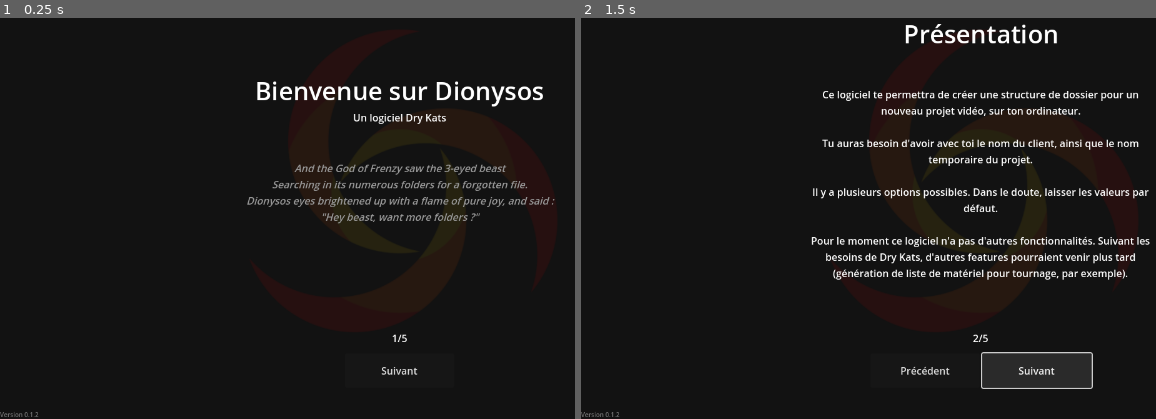
Above: before the commit, frames 1-2 (left to right).
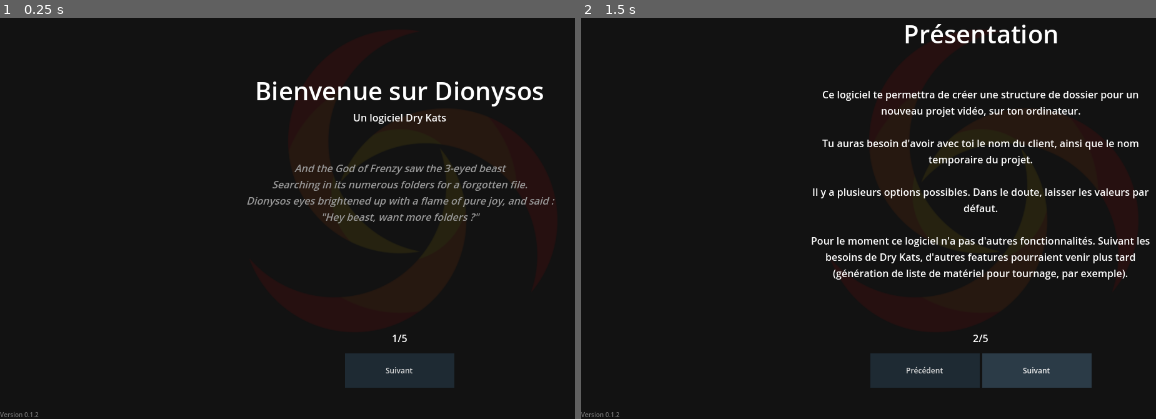
Above: after the commit, the same moments.

Repository: lutzilutz/Dionysos
Game: Godot game, scene res://scenes/main.tscn
The game is run twice, just before and just after one commit, with the same random seed, the same clock (stepped at 60 frames per second) and the same inputs.
Inputs:
- Up to frame 1 (0.25 s): no input
- Up to frame 2 (1.5 s): click "Sélectionner un dossier" at 0.5 s; click "Suivant" at 1.25 s

The runs differ from the first frame. In frame 1, 1.6% of the frame differs, in the area x 60-79%, y 83-93%; in frame 2, 3.3%, in the area x 50-90%, y 83-93%.

Commit message:
Reworked themes, added blue tint to ui controls

Diff:
--- a/resources/themes/default_button.tres
+++ b/resources/themes/default_display_control.tres
@@ -1,8 +1,4 @@
-[gd_resource type="Theme" load_steps=15 format=3 uid="uid://dltvaum6axc0k"]
-
-[sub_resource type="StyleBoxEmpty" id="StyleBoxEmpty_agf87"]
-
-[sub_resource type="StyleBoxEmpty" id="StyleBoxEmpty_d0fb5"]
+[gd_resource type="Theme" load_steps=13 format=3 uid="uid://dltvaum6axc0k"]
 
 [sub_resource type="StyleBoxEmpty" id="StyleBoxEmpty_mvy8b"]
 
@@ -29,14 +25,7 @@
 [sub_resource type="StyleBoxEmpty" id="StyleBoxEmpty_8ka0j"]
 
 [resource]
-Button/font_sizes/font_size = 14
-Button/styles/focus = SubResource("StyleBoxEmpty_agf87")
 Label/font_sizes/font_size = 10
-LineEdit/font_sizes/font_size = 10
-LineEdit/styles/focus = SubResource("StyleBoxEmpty_d0fb5")
-MenuBar/font_sizes/font_size = 12
-OptionButton/font_sizes/font_size = 10
-PopupMenu/font_sizes/font_size = 10
 Tree/font_sizes/font_size = 10
 Tree/styles/button_pressed = SubResource("StyleBoxEmpty_mvy8b")
 Tree/styles/cursor = SubResource("StyleBoxEmpty_gyv3l")
--- a/resources/themes/default_stylebox_flat.tres
+++ /dev/null
@@ -1,4 +0,0 @@
-[gd_resource type="StyleBoxFlat" format=3 uid="uid://vctkntsqsdmu"]
-
-[resource]
-bg_color = Color(0.122252, 0.122252, 0.122252, 1)
--- a/resources/themes/default_stylebox_flat_checkbutton.tres
+++ /dev/null
@@ -1,4 +0,0 @@
-[gd_resource type="StyleBoxFlat" format=3 uid="uid://dkkyyaeniwsy4"]
-
-[resource]
-bg_color = Color(0.219608, 0.219608, 0.219608, 0)
--- /dev/null
+++ b/resources/themes/default_ui_control.tres
@@ -0,0 +1,21 @@
+[gd_resource type="Theme" load_steps=5 format=3 uid="uid://dyrjygu16dfdq"]
+
+[ext_resource type="StyleBox" uid="uid://dgpe75fde3yuo" path="res://resources/themes/styleboxes/stylebox_empty.tres" id="1_6pn1i"]
+[ext_resource type="StyleBox" uid="uid://donpj1tb6rmvg" path="res://resources/themes/styleboxes/ui/default_stylebox_ui_hovered.tres" id="1_r5rtp"]
+[ext_resource type="StyleBox" uid="uid://dg2in2uye2y34" path="res://resources/themes/styleboxes/ui/default_stylebox_ui_normal.tres" id="2_03wx3"]
+[ext_resource type="StyleBox" uid="uid://cugp2we2yubvx" path="res://resources/themes/styleboxes/ui/default_stylebox_ui_pressed.tres" id="4_kr4kt"]
+
+[resource]
+Button/font_sizes/font_size = 12
+Button/styles/disabled = ExtResource("4_kr4kt")
+Button/styles/focus = ExtResource("1_6pn1i")
+Button/styles/hover = ExtResource("1_r5rtp")
+Button/styles/normal = ExtResource("2_03wx3")
+Button/styles/pressed = ExtResource("4_kr4kt")
+LineEdit/font_sizes/font_size = 12
+LineEdit/styles/focus = ExtResource("1_r5rtp")
+LineEdit/styles/normal = ExtResource("2_03wx3")
+LineEdit/styles/read_only = ExtResource("4_kr4kt")
+OptionButton/font_sizes/font_size = 12
+PopupMenu/font_sizes/font_size = 12
+PopupMenu/styles/panel = ExtResource("2_03wx3")
--- /dev/null
+++ b/resources/themes/styleboxes/stylebox_empty.tres
@@ -0,0 +1,3 @@
+[gd_resource type="StyleBoxEmpty" format=3 uid="uid://dgpe75fde3yuo"]
+
+[resource]
--- /dev/null
+++ b/resources/themes/styleboxes/ui/default_stylebox_ui_hovered.tres
@@ -0,0 +1,4 @@
+[gd_resource type="StyleBoxFlat" format=3 uid="uid://donpj1tb6rmvg"]
+
+[resource]
+bg_color = Color(0.17062, 0.231798, 0.278585, 1)
--- /dev/null
+++ b/resources/themes/styleboxes/ui/default_stylebox_ui_normal.tres
@@ -0,0 +1,4 @@
+[gd_resource type="StyleBoxFlat" format=3 uid="uid://dg2in2uye2y34"]
+
+[resource]
+bg_color = Color(0.118, 0.164467, 0.2, 1)
--- /dev/null
+++ b/resources/themes/styleboxes/ui/default_stylebox_ui_pressed.tres
@@ -0,0 +1,4 @@
+[gd_resource type="StyleBoxFlat" format=3 uid="uid://cugp2we2yubvx"]
+
+[resource]
+bg_color = Color(0.0551743, 0.0850286, 0.107849, 1)
--- a/scenes/folder_label.tscn
+++ b/scenes/folder_label.tscn
@@ -1,6 +1,6 @@
 [gd_scene load_steps=3 format=3 uid="uid://cmr2hrl5555gh"]
 
-[ext_resource type="Theme" uid="uid://dltvaum6axc0k" path="res://resources/themes/default_button.tres" id="1_mb0pr"]
+[ext_resource type="Theme" uid="uid://dltvaum6axc0k" path="res://resources/themes/default_display_control.tres" id="1_mb0pr"]
 [ext_resource type="Script" uid="uid://ygdlpeau836b" path="res://scenes/folder_label.gd" id="2_dc3cl"]
 
 [node name="Label" type="Label"]
--- a/scenes/form_label.tscn
+++ b/scenes/form_label.tscn
@@ -1,7 +1,7 @@
 [gd_scene load_steps=3 format=3 uid="uid://c0hehmr5yk3sb"]
 
 [ext_resource type="Script" uid="uid://cj61and6hwthh" path="res://scenes/form_label.gd" id="1_lgmbf"]
-[ext_resource type="Theme" uid="uid://dltvaum6axc0k" path="res://resources/themes/default_button.tres" id="1_qm5f5"]
+[ext_resource type="Theme" uid="uid://dltvaum6axc0k" path="res://resources/themes/default_display_control.tres" id="1_qm5f5"]
 
 [node name="FormLabel" type="Label"]
 offset_right = 40.0
--- a/scenes/main.gd
+++ b/scenes/main.gd
@@ -171,7 +171,8 @@
 	var tree = get_node("Window/WorkspaceHBox/SummaryContainer/Test/Tree")
 	tree.clear()
 	var root = tree.create_item()
-	tree.hide_root = true
+	root.set_text(0, user_preferences.default_path + customer_name + "/" + project_name)
+	#tree.hide_root = true
 
 	# Preproduction
 	var preprod_folder: TreeItem = tree.create_item(root)
--- a/scenes/main.tscn
+++ b/scenes/main.tscn
@@ -1,13 +1,16 @@
-[gd_scene load_steps=9 format=3 uid="uid://rvfixiqdxhj5"]
+[gd_scene load_steps=11 format=3 uid="uid://rvfixiqdxhj5"]
 
 [ext_resource type="Script" uid="uid://cg3dakhfpgbxn" path="res://scenes/main.gd" id="1_h26jr"]
 [ext_resource type="Texture2D" uid="uid://bmilsg2l8tatg" path="res://resources/branding/Dionysos logo v02 512.png" id="2_tefeu"]
-[ext_resource type="Theme" uid="uid://dltvaum6axc0k" path="res://resources/themes/default_button.tres" id="3_4krfr"]
+[ext_resource type="Theme" uid="uid://dltvaum6axc0k" path="res://resources/themes/default_display_control.tres" id="3_4krfr"]
 [ext_resource type="PackedScene" uid="uid://c0hehmr5yk3sb" path="res://scenes/form_label.tscn" id="4_tbgi4"]
 [ext_resource type="PackedScene" uid="uid://bykv8asyllwbm" path="res://scenes/form_title.tscn" id="4_tefeu"]
+[ext_resource type="Theme" uid="uid://dyrjygu16dfdq" path="res://resources/themes/default_ui_control.tres" id="6_85g3d"]
 [ext_resource type="Texture2D" uid="uid://dy0vbm26sh3nt" path="res://resources/icons/checked_16.png" id="6_o6xl0"]
 [ext_resource type="PackedScene" uid="uid://chx2gfya25vkc" path="res://scenes/tutorial/tutorial.tscn" id="6_tefeu"]
 [ext_resource type="Texture2D" uid="uid://clj1cieuigv6d" path="res://resources/icons/empty_16.png" id="7_tipki"]
+
+[sub_resource type="StyleBoxEmpty" id="StyleBoxEmpty_85g3d"]
 
 [node name="Main" type="Control"]
 layout_mode = 3
@@ -32,6 +35,7 @@
 initial_position = 2
 size = Vector2i(617, 375)
 content_scale_factor = 0.75
+ok_button_text = "Select Current Folder"
 mode_overrides_title = false
 file_mode = 2
 access = 2
@@ -108,6 +112,7 @@
 text = "Informations générales"
 
 [node name="ChooseFolderLine" type="HBoxContainer" parent="Window/WorkspaceHBox/FormContainer/FormVBox"]
+custom_minimum_size = Vector2(0, 25)
 layout_mode = 2
 
 [node name="ChooseFolderLabel" parent="Window/WorkspaceHBox/FormContainer/FormVBox/ChooseFolderLine" instance=ExtResource("4_tbgi4")]
@@ -117,7 +122,7 @@
 [node name="ChooseFolderButton" type="Button" parent="Window/WorkspaceHBox/FormContainer/FormVBox/ChooseFolderLine"]
 custom_minimum_size = Vector2(179.835, 0)
 layout_mode = 2
-theme = ExtResource("3_4krfr")
+theme = ExtResource("6_85g3d")
 text = "Sélectionner un dossier"
 
 [node name="ChooseFolderResult" parent="Window/WorkspaceHBox/FormContainer/FormVBox/ChooseFolderLine" instance=ExtResource("4_tbgi4")]
@@ -136,6 +141,7 @@
 stretch_mode = 5
 
 [node name="CustomerLine" type="HBoxContainer" parent="Window/WorkspaceHBox/FormContainer/FormVBox"]
+custom_minimum_size = Vector2(0, 25)
 layout_mode = 2
 
 [node name="CustomerLabel" parent="Window/WorkspaceHBox/FormContainer/FormVBox/CustomerLine" instance=ExtResource("4_tbgi4")]
@@ -144,7 +150,7 @@
 
 [node name="CustomerOption" type="OptionButton" parent="Window/WorkspaceHBox/FormContainer/FormVBox/CustomerLine"]
 layout_mode = 2
-theme = ExtResource("3_4krfr")
+theme = ExtResource("6_85g3d")
 selected = 0
 item_count = 1
 popup/item_0/text = "<Nouveau client>"
@@ -153,7 +159,7 @@
 [node name="CustomerEdit" type="LineEdit" parent="Window/WorkspaceHBox/FormContainer/FormVBox/CustomerLine"]
 layout_mode = 2
 size_flags_horizontal = 3
-theme = ExtResource("3_4krfr")
+theme = ExtResource("6_85g3d")
 placeholder_text = "Entrer le nom du client ici ..."
 
 [node name="LineIcon" type="TextureRect" parent="Window/WorkspaceHBox/FormContainer/FormVBox/CustomerLine"]
@@ -163,6 +169,7 @@
 stretch_mode = 5
 
 [node name="ProjectNameLine" type="HBoxContainer" parent="Window/WorkspaceHBox/FormContainer/FormVBox"]
+custom_minimum_size = Vector2(0, 25)
 layout_mode = 2
 
 [node name="ProjectNameLabel" parent="Window/WorkspaceHBox/FormContainer/FormVBox/ProjectNameLine" instance=ExtResource("4_tbgi4")]
@@ -172,7 +179,7 @@
 [node name="ProjectNameEdit" type="LineEdit" parent="Window/WorkspaceHBox/FormContainer/FormVBox/ProjectNameLine"]
 layout_mode = 2
 size_flags_horizontal = 3
-theme = ExtResource("3_4krfr")
+theme = ExtResource("6_85g3d")
 placeholder_text = "Entrer le nom du projet ici ..."
 
 [node name="LineIcon" type="TextureRect" parent="Window/WorkspaceHBox/FormContainer/FormVBox/ProjectNameLine"]
@@ -182,6 +189,7 @@
 stretch_mode = 5
 
 [node name="ProductionTypeLine" type="HBoxContainer" parent="Window/WorkspaceHBox/FormContainer/FormVBox"]
+custom_minimum_size = Vector2(0, 25)
 layout_mode = 2
 
 [node name="ProductionTypeLabel" parent="Window/WorkspaceHBox/FormContainer/FormVBox/ProductionTypeLine" instance=ExtResource("4_tbgi4")]
@@ -190,16 +198,17 @@
 
 [node name="ProductionTypeOption" type="OptionButton" parent="Window/WorkspaceHBox/FormContainer/FormVBox/ProductionTypeLine"]
 layout_mode = 2
-theme = ExtResource("3_4krfr")
+theme = ExtResource("6_85g3d")
 item_count = 2
 popup/item_0/text = "Client externe"
 popup/item_0/id = 0
 popup/item_1/text = "Projet interne"
 popup/item_1/id = 1
 
-[node name="Container" type="Container" parent="Window/WorkspaceHBox/FormContainer/FormVBox/ProductionTypeLine"]
-layout_mode = 2
-size_flags_horizontal = 3
+[node name="VSeparator" type="VSeparator" parent="Window/WorkspaceHBox/FormContainer/FormVBox/ProductionTypeLine"]
+layout_mode = 2
+size_flags_horizontal = 3
+theme_override_styles/separator = SubResource("StyleBoxEmpty_85g3d")
 
 [node name="LineIcon" type="TextureRect" parent="Window/WorkspaceHBox/FormContainer/FormVBox/ProductionTypeLine"]
 modulate = Color(0, 0.521569, 0, 1)
@@ -215,6 +224,7 @@
 text = "Vidéo"
 
 [node name="DayCountLine" type="HBoxContainer" parent="Window/WorkspaceHBox/FormContainer/FormVBox"]
+custom_minimum_size = Vector2(0, 25)
 layout_mode = 2
 
 [node name="DayCountLabel" parent="Window/WorkspaceHBox/FormContainer/FormVBox/DayCountLine" instance=ExtResource("4_tbgi4")]
@@ -222,9 +232,8 @@
 text = "Jours de tournage"
 
 [node name="DayCountSpin" type="SpinBox" parent="Window/WorkspaceHBox/FormContainer/FormVBox/DayCountLine"]
-modulate = Color(2, 2, 2, 1)
-layout_mode = 2
-theme = ExtResource("3_4krfr")
+layout_mode = 2
+theme = ExtResource("6_85g3d")
 min_value = 1.0
 max_value = 10.0
 value = 1.0
@@ -238,6 +247,7 @@
 stretch_mode = 5
 
 [node name="CameraCountLine" type="HBoxContainer" parent="Window/WorkspaceHBox/FormContainer/FormVBox"]
+custom_minimum_size = Vector2(0, 25)
 layout_mode = 2
 
 [node name="CameraCountLabel" parent="Window/WorkspaceHBox/FormContainer/FormVBox/CameraCountLine" instance=ExtResource("4_tbgi4")]
@@ -245,9 +255,8 @@
 text = "Nombre de caméra"
 
 [node name="CameraCountSpin" type="SpinBox" parent="Window/WorkspaceHBox/FormContainer/FormVBox/CameraCountLine"]
-modulate = Color(2, 2, 2, 1)
-layout_mode = 2
-theme = ExtResource("3_4krfr")
+layout_mode = 2
+theme = ExtResource("6_85g3d")
 min_value = 1.0
 max_value = 26.0
 value = 1.0
@@ -260,6 +269,7 @@
 stretch_mode = 5
 
 [node name="VFXLine" type="HBoxContainer" parent="Window/WorkspaceHBox/FormContainer/FormVBox"]
+custom_minimum_size = Vector2(0, 25)
 layout_mode = 2
 
 [node name="VFXLabel" parent="Window/WorkspaceHBox/FormContainer/FormVBox/VFXLine" instance=ExtResource("4_tbgi4")]
@@ -267,9 +277,8 @@
 text = "Effets visuels VFX"
 
 [node name="VFXCheckBox" type="CheckBox" parent="Window/WorkspaceHBox/FormContainer/FormVBox/VFXLine"]
-modulate = Color(2, 2, 2, 1)
-layout_mode = 2
-theme = ExtResource("3_4krfr")
+layout_mode = 2
+theme = ExtResource("6_85g3d")
 button_pressed = true
 
 [node name="LineIcon" type="TextureRect" parent="Window/WorkspaceHBox/FormContainer/FormVBox/VFXLine"]
@@ -287,6 +296,7 @@
 text = "Audio et musique"
 
 [node name="ProductionAudioLine" type="HBoxContainer" parent="Window/WorkspaceHBox/FormContainer/FormVBox"]
+custom_minimum_size = Vector2(0, 25)
 layout_mode = 2
 
 [node name="ProductionAudioLabel" parent="Window/WorkspaceHBox/FormContainer/FormVBox/ProductionAudioLine" instance=ExtResource("4_tbgi4")]
@@ -294,9 +304,8 @@
 text = "Tournage avec audio"
 
 [node name="ProductionAudioCheckBox" type="CheckBox" parent="Window/WorkspaceHBox/FormContainer/FormVBox/ProductionAudioLine"]
-modulate = Color(2, 2, 2, 1)
-layout_mode = 2
-theme = ExtResource("3_4krfr")
+layout_mode = 2
+theme = ExtResource("6_85g3d")
 button_pressed = true
 
 [node name="LineIcon" type="TextureRect" parent="Window/WorkspaceHBox/FormContainer/FormVBox/ProductionAudioLine"]
@@ -307,6 +316,7 @@
 stretch_mode = 5
 
 [node name="MusicLine" type="HBoxContainer" parent="Window/WorkspaceHBox/FormContainer/FormVBox"]
+custom_minimum_size = Vector2(0, 25)
 layout_mode = 2
 
 [node name="MusicLabel" parent="Window/WorkspaceHBox/FormContainer/FormVBox/MusicLine" instance=ExtResource("4_tbgi4")]
@@ -314,9 +324,8 @@
 text = "Utilisation de musique"
 
 [node name="MusicCheckBox" type="CheckBox" parent="Window/WorkspaceHBox/FormContainer/FormVBox/MusicLine"]
-modulate = Color(2, 2, 2, 1)
-layout_mode = 2
-theme = ExtResource("3_4krfr")
+layout_mode = 2
+theme = ExtResource("6_85g3d")
 button_pressed = true
 
 [node name="LineIcon" type="TextureRect" parent="Window/WorkspaceHBox/FormContainer/FormVBox/MusicLine"]
@@ -327,6 +336,7 @@
 stretch_mode = 5
 
 [node name="AudioSFXLine" type="HBoxContainer" parent="Window/WorkspaceHBox/FormContainer/FormVBox"]
+custom_minimum_size = Vector2(0, 25)
 layout_mode = 2
 
 [node name="AudioSFXLabel" parent="Window/WorkspaceHBox/FormContainer/FormVBox/AudioSFXLine" instance=ExtResource("4_tbgi4")]
@@ -334,9 +344,8 @@
 text = "Bruitages audio SFX"
 
 [node name="AudioSFXCheckBox" type="CheckBox" parent="Window/WorkspaceHBox/FormContainer/FormVBox/AudioSFXLine"]
-modulate = Color(2, 2, 2, 1)
-layout_mode = 2
-theme = ExtResource("3_4krfr")
+layout_mode = 2
+theme = ExtResource("6_85g3d")
 button_pressed = true
 
 [node name="LineIcon" type="TextureRect" parent="Window/WorkspaceHBox/FormContainer/FormVBox/AudioSFXLine"]
@@ -350,13 +359,15 @@
 layout_mode = 2
 
 [node name="PreGenerateFolderButton" type="Button" parent="Window/WorkspaceHBox/FormContainer/FormVBox"]
-layout_mode = 2
-theme = ExtResource("3_4krfr")
+custom_minimum_size = Vector2(0, 25)
+layout_mode = 2
+theme = ExtResource("6_85g3d")
 text = "Verrouiller et prévisualiser"
 
 [node name="GenerateFolderButton" type="Button" parent="Window/WorkspaceHBox/FormContainer/FormVBox"]
-layout_mode = 2
-theme = ExtResource("3_4krfr")
+custom_minimum_size = Vector2(0, 25)
+layout_mode = 2
+theme = ExtResource("6_85g3d")
 text = "!!! Générer les dossiers !!!"
 
 [node name="Label" type="Label" parent="Window/WorkspaceHBox/FormContainer/FormVBox"]
@@ -393,6 +404,10 @@
 [node name="Test" type="VBoxContainer" parent="Window/WorkspaceHBox/SummaryContainer"]
 layout_mode = 2
 size_flags_horizontal = 3
+
+[node name="SummaryLabel" parent="Window/WorkspaceHBox/SummaryContainer/Test" instance=ExtResource("4_tefeu")]
+layout_mode = 2
+text = "Prévisualisation des dossiers"
 
 [node name="Tree" type="Tree" parent="Window/WorkspaceHBox/SummaryContainer/Test"]
 layout_mode = 2
--- a/scenes/tutorial/tutorial.tscn
+++ b/scenes/tutorial/tutorial.tscn
@@ -7,6 +7,7 @@
 [ext_resource type="PackedScene" uid="uid://djhsfawi8fbmt" path="res://scenes/tutorial/tutorial_outro.tscn" id="4_4kmhl"]
 [ext_resource type="PackedScene" uid="uid://dfpu4utbaxbvj" path="res://scenes/tutorial/tutorial_faq.tscn" id="4_cq4me"]
 [ext_resource type="PackedScene" uid="uid://c5mu5ctyftsii" path="res://scenes/tutorial/tutorial_presentation.tscn" id="4_g7eoy"]
+[ext_resource type="Theme" uid="uid://dyrjygu16dfdq" path="res://resources/themes/default_ui_control.tres" id="8_ha56g"]
 
 [node name="Tutorial" type="Control"]
 layout_mode = 3
@@ -86,11 +87,13 @@
 custom_minimum_size = Vector2(175, 0)
 layout_mode = 2
 size_flags_horizontal = 3
+theme = ExtResource("8_ha56g")
 text = "Précédent"
 
 [node name="NextButton" type="Button" parent="VBoxContainer/MarginContainer/CenterContainer/Buttons"]
 custom_minimum_size = Vector2(175, 0)
 layout_mode = 2
+theme = ExtResource("8_ha56g")
 text = "Suivant"
 
 [connection signal="pressed" from="VBoxContainer/MarginContainer/CenterContainer/Buttons/PreviousButton" to="." method="_on_previous_button_pressed"]
--- a/scenes/tutorial/tutorial_advices.tscn
+++ b/scenes/tutorial/tutorial_advices.tscn
@@ -1,7 +1,7 @@
 [gd_scene load_steps=4 format=3 uid="uid://bejqrbt876jdl"]
 
 [ext_resource type="Theme" uid="uid://yx8fs2yo8rb" path="res://resources/themes/default_large_title.tres" id="1_lmuui"]
-[ext_resource type="Theme" uid="uid://dltvaum6axc0k" path="res://resources/themes/default_button.tres" id="2_7aklf"]
+[ext_resource type="Theme" uid="uid://dltvaum6axc0k" path="res://resources/themes/default_display_control.tres" id="2_7aklf"]
 
 [sub_resource type="StyleBoxEmpty" id="StyleBoxEmpty_lmuui"]
 
Not shown: 1 places in scenes/tutorial/tutorial.tscn that only renumber resources
